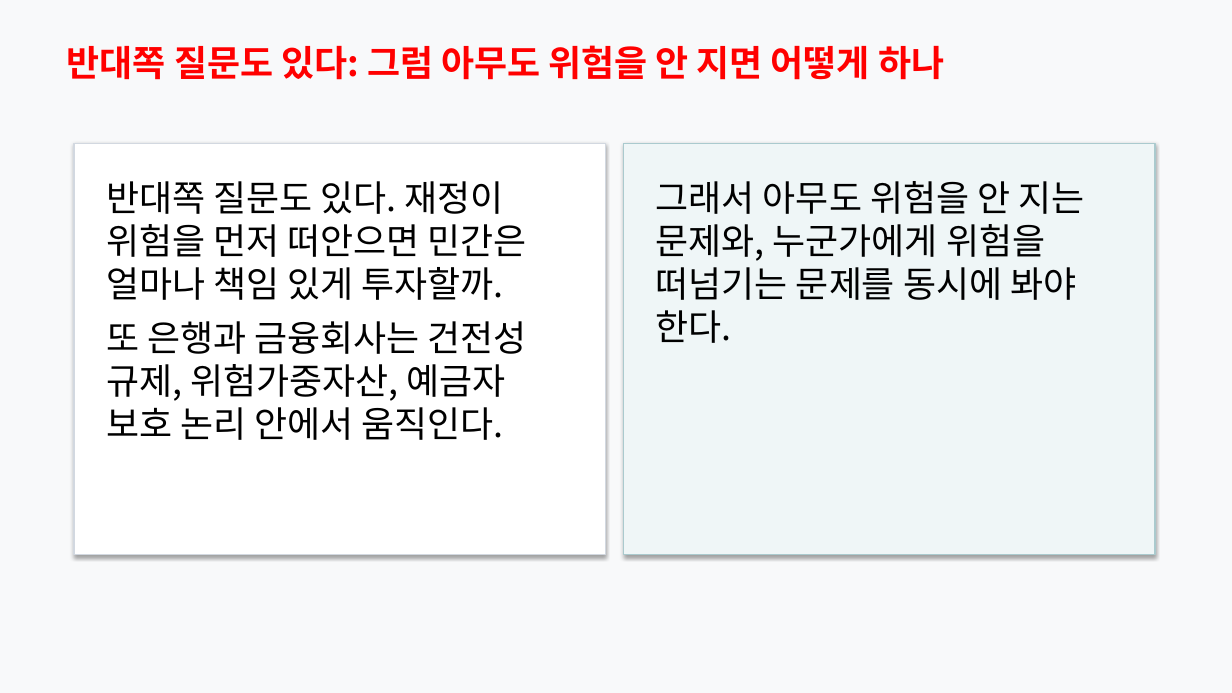
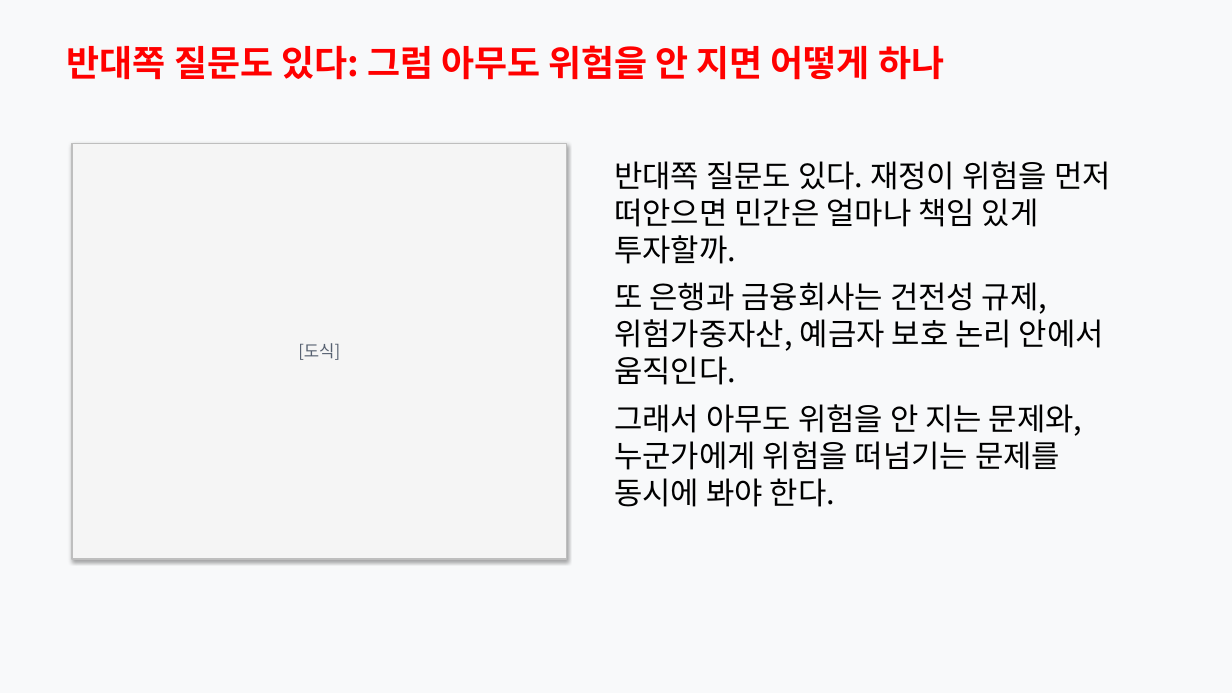
Before and after one commit to Rlearnchan/luddite, a slide deck: slide 17 of outputs/pptx/productive_finance_policy_styled_draft.pptx. Drawn at 1232x693 pixels with LibreOffice and Linux fonts; fonts in the diff are those of the drawing. Boxes give left, top, right and bottom in pixels: in the first picture for what was removed or moved away, otherwise in the second. Text is boxed around its words. In the diff, an @@ line names an element or a change of style, - is before the commit and + after.

```diff
--- a/outputs/pptx/productive_finance_policy_styled_draft.pptx
+++ b/outputs/pptx/productive_finance_policy_styled_draft.pptx
@@ rectangle "[도식]": place and size @@
-rectangle "[도식]" at bbox=[74, 143, 605, 555]
+rectangle "[도식]" at bbox=[72, 143, 567, 559]
@@ rectangle "[도식]" at bbox=[72, 143, 567, 559]: fill #FFFFFF to #F5F5F5; outline #D2D8E0 1 pt to #BEBEBE 1 pt @@
@@ rectangle removed at bbox=[624, 143, 1155, 555] @@
@@ text "반대쪽 질문도 있다. 재정이 위험을 ...": place and size @@
-text "반대쪽 질문도 있다. 재정이 위험을 ..." at bbox=[656, 181, 1084, 343]
+text "반대쪽 질문도 있다. 재정이 위험을 ..." at bbox=[614, 161, 1111, 507]
@@ text at bbox=[614, 161, 1111, 385]: paragraphs added @@
+반대쪽 질문도 있다. 재정이 위험을 먼저 떠안으면 민간은 얼마나 책임 있게 투자할까.
+또 은행과 금융회사는 건전성 규제, 위험가중자산, 예금자 보호 논리 안에서 움직인다.
@@ text removed at bbox=[106, 181, 526, 440] @@
-반대쪽 질문도 있다. 재정이 위험을 먼저 떠안으면 민간은 얼마나 책임 있게 투자할까.
-또 은행과 금융회사는 건전성 규제, 위험가중자산, 예금자 보호 논리 안에서 움직인다.
@@ text in rectangle at bbox=[298, 343, 340, 360]: text added @@
+[도식]
@@ text at bbox=[614, 404, 1083, 507]: size 28 to 24 pt in "그래서 아무도 위험을 안 지는 문제와, 누군가에게 ..." @@
```
Also in this commit, not shown: 9 other slides changed, 8 other files.
